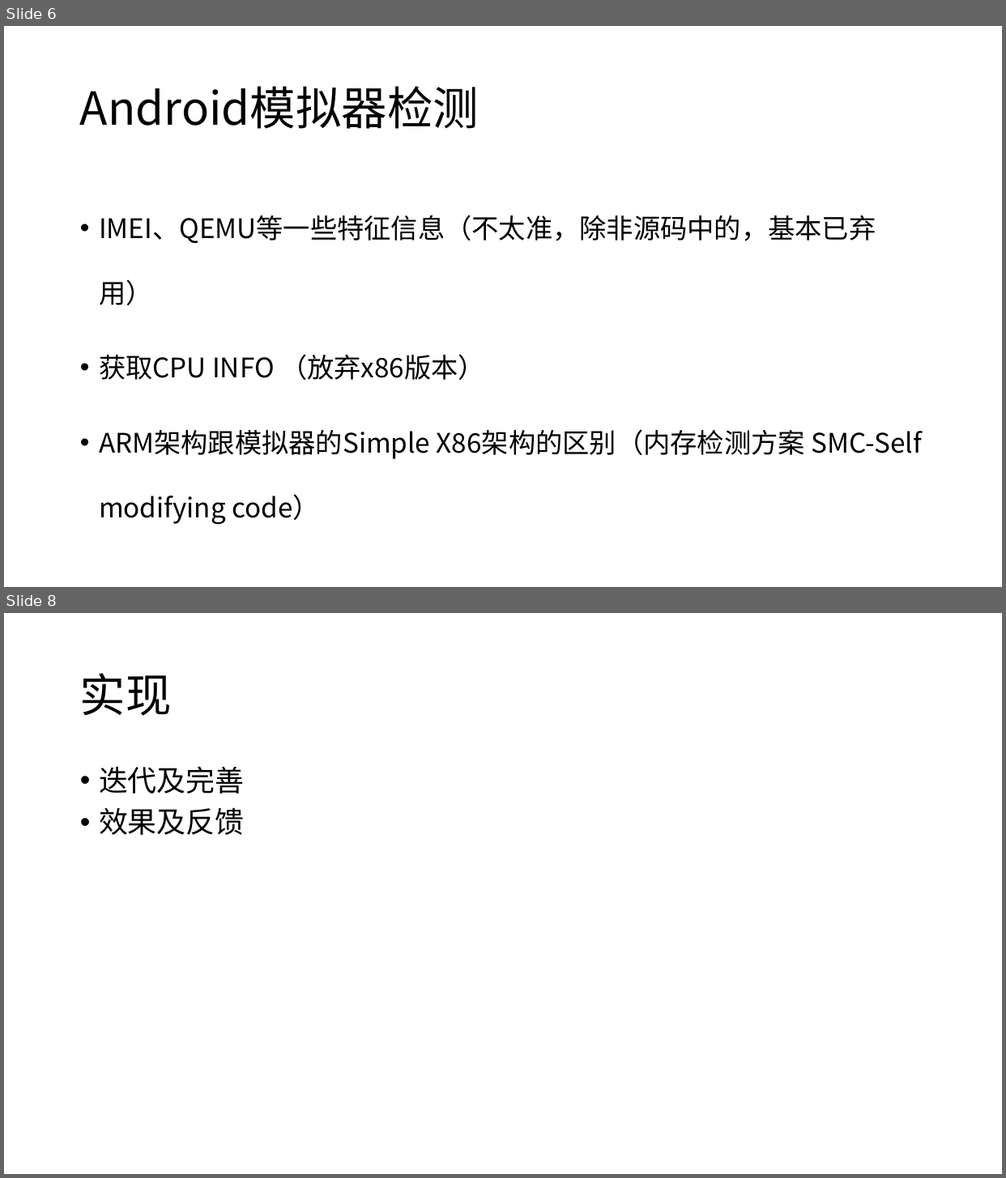
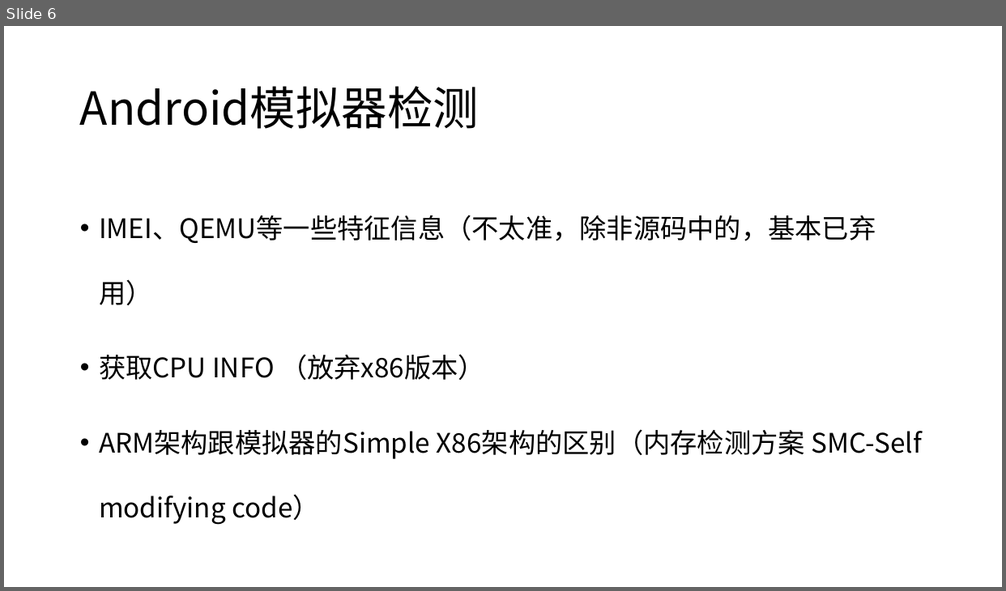
Before and after one commit to happylishang/happylishang.github.io, a slide deck: _posts/Android/严选可信ID项目.pptx. Shown one above the other, each under a label of ours: slides 6 and 8 before the commit, slide 6 after it; the slides between them are not shown. The pictures are 1006x1178 and 1006x591 pixels, drawn with LibreOffice and Linux fonts; fonts in the diff are those of the drawing. Boxes give left, top, right and bottom in pixels: in the first picture for what was removed or moved away, otherwise in the second. Text is boxed around its words. In the diff, an @@ line names an element or a change of style, - is before the commit and + after.

```diff
--- a/_posts/Android/严选可信ID项目.pptx
+++ b/_posts/Android/严选可信ID项目.pptx
@@ slide 8 removed at (4,613,1002,1174), background #FFFFFF @@
@@ title removed at (80,673,172,716) @@
-实现
@@ text removed at (99,766,244,835) @@
-• 迭代及完善
-• 效果及反馈
```
Also in this commit, not shown: 4 slides changed, 4 slides added.
